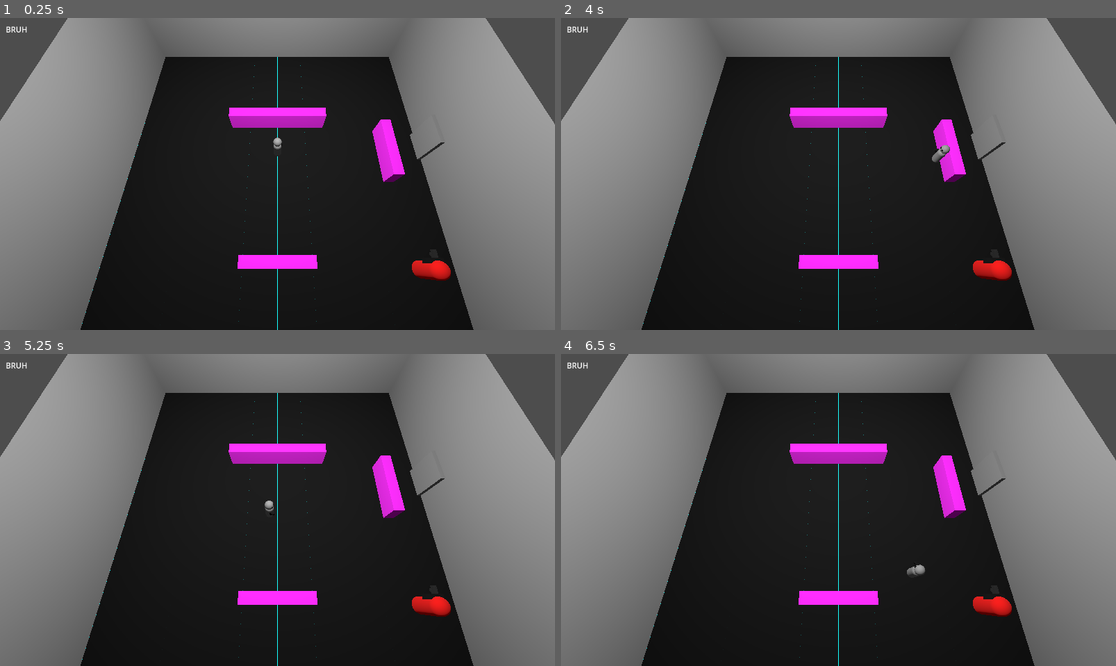
Above: before the commit, frames 1-4 (two rows, left to right).
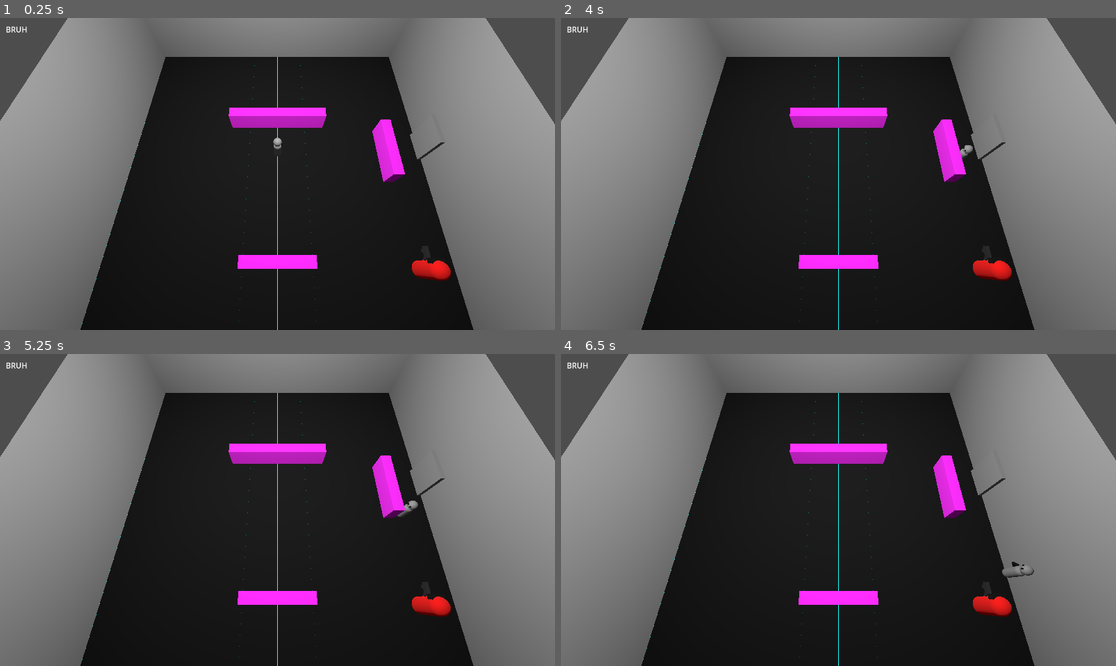
Above: after the commit, the same moments.

Repository: covmoore/interrupt-game-jam
Game: Godot game, scene res://maps/dungeon.tscn
Two runs of this game, one before a commit and one after it. Both use one fixed random seed, a clock stepped at 60 frames per second and the inputs below. This scene is started directly instead of the project's main scene.
Inputs (mouse positions are in pixels of both pictures, inside the frame that each line leads up to):
- Up to frame 1 (0.25 s): no input
- Up to frame 2 (4 s): tap Enter at 0.5 s; move the mouse to (960, 158) at 0.52 s; press the mouse at (960, 158) at 0.53 s; hold D (move_right) 0.53-1.28 s; move the mouse to (727, 189) at 1.27 s; release the mouse at (727, 189) at 1.28 s; hold S (move_back) 1.28-2.03 s; click (727, 189) at 1.35 s; move the mouse to (894, 105) at 2.02 s; press the mouse at (894, 105) at 2.03 s; hold D (move_right) 2.03-2.78 s; move the mouse to (810, 236) at 2.77 s; release the mouse at (810, 236) at 2.78 s; hold W (move_forward) 2.78-3.53 s; click (810, 236) at 2.85 s; move the mouse to (1005, 220) at 3.52 s; press the mouse at (1005, 220) at 3.53 s; hold A (move_left) from 3.53 s (still down)
- Up to frame 3 (5.25 s): move the mouse to (111, 463) at 4.27 s; release the mouse at (111, 463) at 4.28 s; click (111, 463) at 4.35 s; move the mouse to (305, 510) at 5.02 s; release A (move_left) at 5.03 s; press the mouse at (305, 510) at 5.03 s; hold S (move_back) from 5.03 s (still down)
- Up to frame 4 (6.5 s): move the mouse to (755, 432) at 5.77 s; release S (move_back) at 5.78 s; release the mouse at (755, 432) at 5.78 s; hold D (move_right) from 5.78 s (still down); click (755, 432) at 5.85 s

The runs differ from the first frame. In frame 1, less than 0.1% of the frame differs, in the area x 75-79%, y 73-79%; in frame 2, 0.2%; in frame 3, 0.1%; in frame 4, 0.2%, in the area x 62-86%, y 66-79%.
Error before the commit: Invalid access to property or key 'global_transform' on a base object of type 'null instance'. (res://scripts/models/enemy.gd:35)
Error after the commit: Invalid access to property or key 'player_state' on a base object of type 'null instance'. (res://scripts/models/enemy.gd:35)

Commit message:
player can die now

Diff:
--- a/maps/dungeon.tscn
+++ b/maps/dungeon.tscn
@@ -114,6 +114,7 @@
 
 [node name="Player" parent="." instance=ExtResource("1_bbrec")]
 transform = Transform3D(1, 0, 0, 0, 1, 0, 0, 0, 1, 0, 0.69177, 0)
+collision_mask = 30
 speed = 5
 
 [node name="CameraPivot" type="Node3D" parent="."]
@@ -156,18 +157,21 @@
 [node name="obstacle" type="CSGBox3D" parent="start_room/Navmesh/obstacles"]
 transform = Transform3D(1, 0, 0, 0, 1, 0, 0, 0, 1, 0, 0.55, -2)
 use_collision = true
+collision_layer = 2
 size = Vector3(5, 1, 0.5)
 material = SubResource("StandardMaterial3D_j64jk")
 
 [node name="obstacle2" type="CSGBox3D" parent="start_room/Navmesh/obstacles"]
 transform = Transform3D(1, 0, 0, 0, 1, 0, 0, 0, 1, 0, 0.55, 5.10623)
 use_collision = true
+collision_layer = 2
 size = Vector3(3, 1, 0.5)
 material = SubResource("StandardMaterial3D_j64jk")
 
 [node name="obstacle3" type="CSGBox3D" parent="start_room/Navmesh/obstacles"]
 transform = Transform3D(-4.37114e-08, 0, 1, 0, 1, 0, -1, 0, -4.37114e-08, 5.47882, 0.55, 0)
 use_collision = true
+collision_layer = 2
 size = Vector3(3, 1, 0.5)
 material = SubResource("StandardMaterial3D_j64jk")
 
@@ -181,6 +185,21 @@
 
 [node name="Zone2" type="Marker3D" parent="start_room/EnemySpawnZones"]
 transform = Transform3D(1, 0, 0, 0, 1, 0, 0, 0, 1, -4.69587, 0, -5)
+script = ExtResource("10_de85t")
+rounds = Array[ExtResource("11_xxg05")]([SubResource("Resource_otk37")])
+
+[node name="Zone3" type="Marker3D" parent="start_room/EnemySpawnZones"]
+transform = Transform3D(1, 0, 0, 0, 1, 0, 0, 0, 1, -4.696, 0, 5)
+script = ExtResource("10_de85t")
+rounds = Array[ExtResource("11_xxg05")]([SubResource("Resource_otk37")])
+
+[node name="Zone4" type="Marker3D" parent="start_room/EnemySpawnZones"]
+transform = Transform3D(1, 0, 0, 0, 1, 0, 0, 0, 1, 5, 0, -5)
+script = ExtResource("10_de85t")
+rounds = Array[ExtResource("11_xxg05")]([SubResource("Resource_otk37")])
+
+[node name="Zone5" type="Marker3D" parent="start_room/EnemySpawnZones"]
+transform = Transform3D(1, 0, 0, 0, 1, 0, 0, 0, 1, -5, 0, 0)
 script = ExtResource("10_de85t")
 rounds = Array[ExtResource("11_xxg05")]([SubResource("Resource_otk37")])
 
--- a/prefabs/bullet.tscn
+++ b/prefabs/bullet.tscn
@@ -3,16 +3,17 @@
 [ext_resource type="Script" path="res://scripts/models/bullet.gd" id="1_tg5sn"]
 
 [sub_resource type="SphereMesh" id="SphereMesh_njolk"]
-radius = 0.025
-height = 0.05
+radius = 0.05
+height = 0.1
 
 [sub_resource type="StandardMaterial3D" id="StandardMaterial3D_leyhf"]
 albedo_color = Color(1, 0.498039, 0, 1)
 
 [sub_resource type="SphereShape3D" id="SphereShape3D_i5qnx"]
-radius = 0.025
+radius = 0.05
 
 [node name="Bullet" type="Area3D"]
+collision_layer = 2
 script = ExtResource("1_tg5sn")
 
 [node name="MeshInstance3D" type="MeshInstance3D" parent="."]
@@ -21,5 +22,3 @@
 
 [node name="CollisionShape3D" type="CollisionShape3D" parent="."]
 shape = SubResource("SphereShape3D_i5qnx")
-
-[connection signal="body_entered" from="." to="." method="_on_body_entered"]
--- a/prefabs/enemy.tscn
+++ b/prefabs/enemy.tscn
@@ -1,10 +1,11 @@
-[gd_scene load_steps=9 format=3 uid="uid://mafc2j10hbtt"]
+[gd_scene load_steps=8 format=3 uid="uid://mafc2j10hbtt"]
 
 [ext_resource type="Script" path="res://scripts/models/enemy.gd" id="1_fck7c"]
 [ext_resource type="Material" uid="uid://bl2khh1dv1nsr" path="res://materials/black.tres" id="2_aeriy"]
+[ext_resource type="PackedScene" uid="uid://0l3pomo7gp0s" path="res://prefabs/enemy_gun.tscn" id="3_6n7g4"]
 
 [sub_resource type="BoxMesh" id="BoxMesh_6eu86"]
-size = Vector3(0.5, 0.5, 0.25)
+size = Vector3(0.5, 0.25, 0.25)
 
 [sub_resource type="CapsuleMesh" id="CapsuleMesh_7j7kx"]
 radius = 0.35
@@ -13,22 +14,18 @@
 [sub_resource type="StandardMaterial3D" id="StandardMaterial3D_aqi2q"]
 albedo_color = Color(1, 0.0823529, 0.0666667, 1)
 
-[sub_resource type="BoxMesh" id="BoxMesh_2p1up"]
-size = Vector3(0.15, 0.15, 0.5)
-
-[sub_resource type="StandardMaterial3D" id="StandardMaterial3D_b310m"]
-albedo_color = Color(0.162066, 0.162066, 0.162066, 1)
-
 [sub_resource type="CapsuleShape3D" id="CapsuleShape3D_231a8"]
 radius = 0.35
 height = 1.75
 
-[node name="Enemy" type="CharacterBody3D" groups=["enemies"]]
+[node name="Enemy" type="CharacterBody3D" node_paths=PackedStringArray("enemy_gun") groups=["enemies"]]
 script = ExtResource("1_fck7c")
+enemy_gun = NodePath("Body/Gun")
 health = 5.0
+attack_range = 3.0
 
 [node name="Eye" type="MeshInstance3D" parent="."]
-transform = Transform3D(1, 0, 0, 0, 1, 0, 0, 0, 1, 0, 0.35, -0.3)
+transform = Transform3D(1, 0, 0, 0, 1, 0, 0, 0, 1, 0, 0.51602, -0.3)
 material_override = ExtResource("2_aeriy")
 mesh = SubResource("BoxMesh_6eu86")
 
@@ -36,25 +33,9 @@
 mesh = SubResource("CapsuleMesh_7j7kx")
 surface_material_override/0 = SubResource("StandardMaterial3D_aqi2q")
 
-[node name="Gun" type="Node3D" parent="Body"]
-
-[node name="MeshInstance3D" type="MeshInstance3D" parent="Body/Gun"]
-transform = Transform3D(1, 0, 0, 0, 1, 0, 0, 0, 1, 0.385622, 0, -0.502714)
-mesh = SubResource("BoxMesh_2p1up")
-surface_material_override/0 = SubResource("StandardMaterial3D_b310m")
-
-[node name="MeshInstance3D2" type="MeshInstance3D" parent="Body/Gun"]
-transform = Transform3D(1, 0, 0, 0, 0.479983, -0.3769, 0, 0.414602, 0.436335, 0.385622, -0.0923538, -0.314987)
-mesh = SubResource("BoxMesh_2p1up")
-surface_material_override/0 = SubResource("StandardMaterial3D_b310m")
-
-[node name="MeshInstance3D3" type="MeshInstance3D" parent="Body/Gun"]
-transform = Transform3D(1, 0, 0, 0, -0.513103, -0.338929, 0, 0.372832, -0.466444, 0.385622, -0.0923538, -0.508997)
-mesh = SubResource("BoxMesh_2p1up")
-surface_material_override/0 = SubResource("StandardMaterial3D_b310m")
-
-[node name="Marker3D" type="Marker3D" parent="Body/Gun"]
-transform = Transform3D(-1, 0, 8.74228e-08, 0, 1, 0, -8.74228e-08, 0, -1, 0.387072, 0, -0.753843)
+[node name="Gun" parent="Body" node_paths=PackedStringArray("player") instance=ExtResource("3_6n7g4")]
+transform = Transform3D(1, 0, 0, 0, 1, 0, 0, 0, 1, -0.4, 0.137769, -0.135773)
+player = NodePath("../..")
 
 [node name="CollisionShape3D" type="CollisionShape3D" parent="."]
 shape = SubResource("CapsuleShape3D_231a8")
--- /dev/null
+++ b/prefabs/enemy_gun.tscn
@@ -0,0 +1,32 @@
+[gd_scene load_steps=5 format=3 uid="uid://0l3pomo7gp0s"]
+
+[ext_resource type="Script" path="res://scripts/models/gun.gd" id="1_i0dvg"]
+[ext_resource type="PackedScene" uid="uid://bfksj87k14dre" path="res://prefabs/bullet.tscn" id="2_0gfk7"]
+
+[sub_resource type="BoxMesh" id="BoxMesh_2p1up"]
+size = Vector3(0.15, 0.15, 0.5)
+
+[sub_resource type="StandardMaterial3D" id="StandardMaterial3D_b310m"]
+albedo_color = Color(0.162066, 0.162066, 0.162066, 1)
+
+[node name="Gun" type="Node3D"]
+script = ExtResource("1_i0dvg")
+bullet_scene = ExtResource("2_0gfk7")
+
+[node name="MeshInstance3D" type="MeshInstance3D" parent="."]
+transform = Transform3D(1, 0, 0, 0, 1, 0, 0, 0, 1, 0.385622, 0, -0.502714)
+mesh = SubResource("BoxMesh_2p1up")
+surface_material_override/0 = SubResource("StandardMaterial3D_b310m")
+
+[node name="MeshInstance3D2" type="MeshInstance3D" parent="."]
+transform = Transform3D(1, 0, 0, 0, 0.479983, -0.3769, 0, 0.414602, 0.436335, 0.385622, -0.0923538, -0.314987)
+mesh = SubResource("BoxMesh_2p1up")
+surface_material_override/0 = SubResource("StandardMaterial3D_b310m")
+
+[node name="MeshInstance3D3" type="MeshInstance3D" parent="."]
+transform = Transform3D(1, 0, 0, 0, -0.513103, -0.338929, 0, 0.372832, -0.466444, 0.385622, -0.0923538, -0.508997)
+mesh = SubResource("BoxMesh_2p1up")
+surface_material_override/0 = SubResource("StandardMaterial3D_b310m")
+
+[node name="Muzzle" type="Marker3D" parent="."]
+transform = Transform3D(-1, 0, 8.74228e-08, 0, 1, 0, -8.74228e-08, 0, -1, 0.387072, 0, -0.753843)
--- a/prefabs/player.tscn
+++ b/prefabs/player.tscn
@@ -28,7 +28,7 @@
 radius = 1.6
 
 [node name="Player" type="CharacterBody3D" node_paths=PackedStringArray("gun", "interactDetection") groups=["Player"]]
-collision_mask = 30
+collision_mask = 31
 script = ExtResource("1_ya7y0")
 gun = NodePath("Pivot/Body/Gun")
 interactDetection = NodePath("AreaDetection")
--- a/scripts/models/bullet.gd
+++ b/scripts/models/bullet.gd
@@ -6,6 +6,7 @@
 var damage: float = 0.0
 
 func _ready():
+	self.connect("body_entered", _on_body_entered)
 	await(get_tree().create_timer(lifespan)).timeout
 	queue_free()
 
@@ -13,7 +14,9 @@
 	var forward_direction = global_transform.basis.z.normalized()
 	global_translate(forward_direction * speed * delta)
 
-
 func _on_body_entered(body: Node3D) -> void:
-	if(body.is_in_group("enemies") and shot_by != null):
+	if(body.is_in_group("enemies") and shot_by.name == "Player"):
 		body.take_damage(shot_by, damage)
+	elif(body.name == "Player" and shot_by != null):
+		body.take_damage(damage)
+	queue_free()
--- a/scripts/models/enemy.gd
+++ b/scripts/models/enemy.gd
@@ -2,6 +2,7 @@
 
 @onready var player = $"../Player"
 @onready var nav_agent = $NavigationAgent3D
+@export var enemy_gun: Node3D = null
 @export var movement_speed : float = 2.0
 @export var health: float = 0.0
 
@@ -31,28 +32,29 @@
 	set_movement_target(player.global_transform.origin)
 
 func _physics_process(delta):
-	actor_setup()
-	var distance_to_player = global_position.distance_to(player.global_transform.origin)
+	if player.player_state != Player.PlayerState.DEAD:
+		actor_setup()
+		var distance_to_player = global_position.distance_to(player.global_transform.origin)
 
-	#If close enough to attack
-	if distance_to_player <= attack_range:
-		#Stop moving
-		velocity = Vector3.ZERO
-		#Face the player
-		look_at(player.global_transform.origin, Vector3.UP)
-		#call you shooting logic
-		shoot_at_player()
-	else:
-		#otherwise, keep using the nav agent
-		if not nav_agent.is_navigation_finished():
-			var next_path_position = nav_agent.get_next_path_position()
-			velocity = global_position.direction_to(next_path_position) * movement_speed
+		#If close enough to attack
+		if distance_to_player <= attack_range:
+			#Stop moving
+			velocity = Vector3.ZERO
+			#Face the player
+			look_at(player.global_transform.origin, Vector3.UP)
+			#call you shooting logic
+			shoot_at_player()
 		else:
-			velocity = Vector3.ZERO
-	move_and_slide()
+			#otherwise, keep using the nav agent
+			if not nav_agent.is_navigation_finished():
+				var next_path_position = nav_agent.get_next_path_position()
+				velocity = global_position.direction_to(next_path_position) * movement_speed
+			else:
+				velocity = Vector3.ZERO
+		move_and_slide()
 
 func shoot_at_player():
-	print("Pew pew! Suck my ass!!!!!")
+	enemy_gun.shoot()
 
 func take_damage(shot_by: CharacterBody3D, dmg: float):
 	health -= dmg
--- a/scripts/models/gun.gd
+++ b/scripts/models/gun.gd
@@ -3,7 +3,7 @@
 @export var bullet_scene: PackedScene
 @export var muzzle_speed: float = 50.0
 @export var fire_rate:float = 0.2
-@export var player: CharacterBody3D
+@export var player: CharacterBody3D = null
 var can_shoot = true
 
 func shoot():
--- a/scripts/models/player.gd
+++ b/scripts/models/player.gd
@@ -5,6 +5,7 @@
 @export var jump_impulse = 20
 @export var gun: Node3D = null
 @export var interactDetection: Area3D = null
+@export var health = 5
 
 var battle_mesh = null
 var mind_mesh = null
@@ -13,12 +14,15 @@
 
 var target_velocity = Vector3.ZERO
 var canMove = true
+var canShoot = true
+var canRotate = true
 var _camera: Camera3D = null
 var RAY_LENGTH = 2000
 enum PlayerState {
 	KILLING_MODE = 0,
 	IDLE,
-	INSPECTING
+	INSPECTING,
+	DEAD
 }
 var player_state: PlayerState = PlayerState.KILLING_MODE
 
@@ -39,11 +43,12 @@
 	return interactDetection
 
 func player_look_at(pos: Vector3):
-	pos.y = global_transform.origin.y
-	$Pivot.look_at(pos)
+	if canRotate:
+		pos.y = global_transform.origin.y
+		$Pivot.look_at(pos)
 
 func _input(event: InputEvent) -> void:
-	if event.is_action_pressed("fire"):
+	if event.is_action_pressed("fire") and canShoot:
 		gun.shoot()
 
 func _physics_process(delta: float):
@@ -71,16 +76,20 @@
 	if player_state == PlayerState.KILLING_MODE:
 		add_gun()
 		set_player_mesh(battle_mesh)
-	elif player_state == PlayerState.IDLE:
+		canShoot = true
+		canMove = true
+		canRotate = true
+	elif player_state == PlayerState.IDLE or player_state == PlayerState.INSPECTING:
 		remove_gun()
 		set_player_mesh(mind_mesh)
 		canMove = true
-	elif player_state == PlayerState.IDLE:
-		remove_gun()
-		set_player_mesh(mind_mesh)
+		canShoot = false
+		canRotate = true
+	elif player_state == PlayerState.DEAD:
 		canMove = false
-	else:
-		pass
+		canShoot = false
+		canRotate = false
+		$".".rotation_degrees = Vector3(90,0,0)
 
 func add_gun():
 	gun.can_shoot = true
@@ -93,6 +102,12 @@
 func set_player_mesh(mesh: Mesh):
 	pass
 
+func take_damage(dmg):
+	health -= dmg
+	if health <= 0:
+		player_state = PlayerState.DEAD
+		set_player_context()
+
 func _on_area_detection_body_entered(body: Node3D) -> void:
 	if body.get_groups().has("interactable"):
 		items_in_range.append(body)
